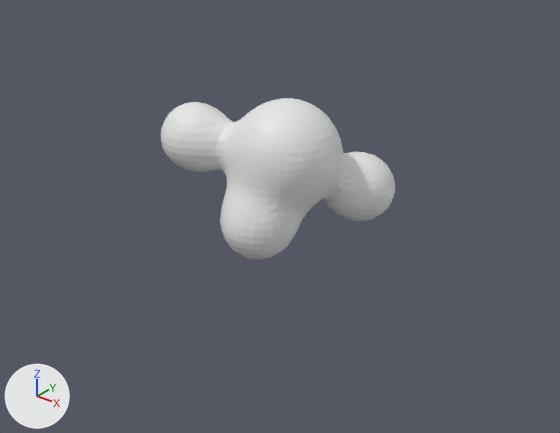
What one commit did to the OBJ model Assets/Models/Stomach/ventre_0004.obj.
The view is the same before and after, from a camera (50 mm lens) standing at (95.4, -120.6, 74.3) and looking at (-1.1, 0.0, -0.5). Arrows for +X, +Y and +Z are at lower left; the lights stay in place. Where no turn or scale is listed for an object, it has been applied to the vertices. Vertices at the same position are counted once.

Objects in the first picture: 'ventre_0004'.
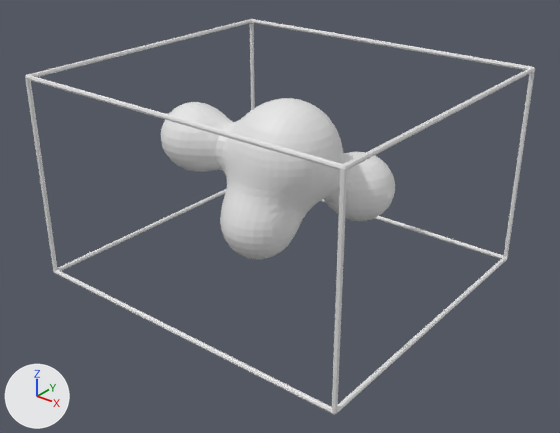
Patch to the scene script:
```diff
--- a/Assets/Models/Stomach/ventre_0004.obj.py
+++ b/Assets/Models/Stomach/ventre_0004.obj.py
@@ me_ventre_0004 @@
 # used by ob_ventre_0004; location = (0.0, 0.0, 0.0)
-me_ventre_0004.from_pydata(...)  # 2168 vertices, 2684 faces; spans x -32.3..28.6, y -25.2..27.4, z -36.5..26.4
+me_ventre_0004.from_pydata(...)  # 2362 vertices, 3036 faces; spans x -38.4..38.4, y -34.6..34.6, z -12.7..32.5
+# me_ventre_0004 part 1: a new loose piece of 208 vertices spanning x -38.4..38.4, y -34.6..34.6, z -12.7..32.5
```

What differs and where, as boxes [x1, y1, x2, y2] in the pictures (560 x 433 px):
'ventre_0004', reshaped: before [161, 98, 395, 259]; after [25, 19, 535, 415]
part 1 of me_ventre_0004, added: after [25, 19, 535, 415]
